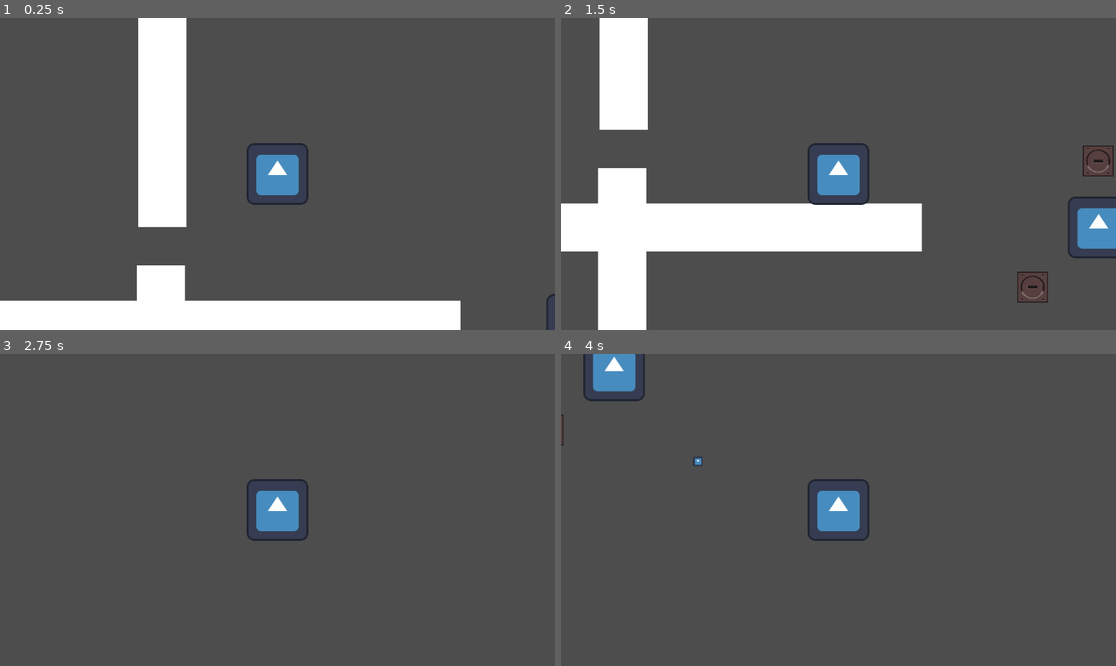
Above: before the commit, frames 1-4 (two rows, left to right).
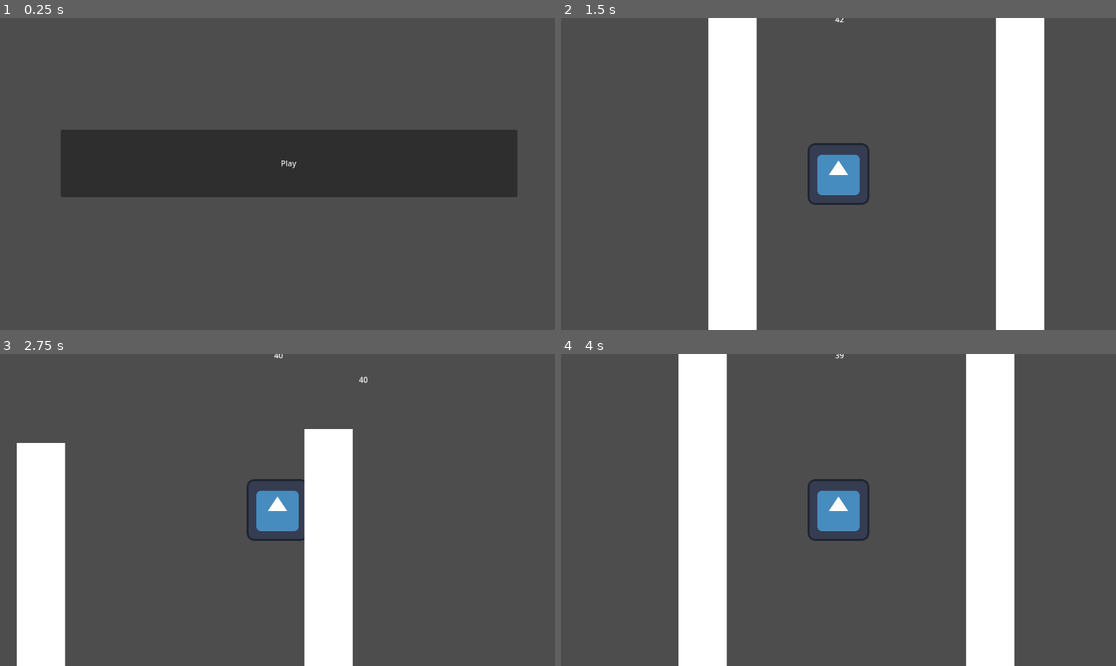
Above: after the commit, the same moments.

Repository: tristeceratops/42GameJam
Game: Godot game, scene res://recources/starting screen.tscn
Same seed, same stepped clock (60 frames per second), same inputs: the game is played once before the commit and once after it. Before the commit the project starts from res://testing stages/charakter_testing_env.tscn. The engine's default icon, where the game draws it, is replaced by a stand-in: a white triangle on a blue panel in a dark square.
Inputs (mouse positions are in pixels of both pictures, inside the frame that each line leads up to):
- Up to frame 1 (0.25 s): no input
- Up to frame 2 (1.5 s): click (849, 164) at 0.5 s, where only the run after the commit has a clickable "Play"; move the mouse to (960, 158) at 1.27 s; hold D (right) from 1.28 s (still down); hold Shift (run) from 1.28 s (still down)
- Up to frame 3 (2.75 s): keep holding D (right); tap W (jump) at 1.52, 2.27 s; move the mouse to (166, 525) at 2.02 s; release Shift (run) at 2.03 s; tap E (dash) at 2.1 s; tap Shift (run) at 2.3 s
- Up to frame 4 (4 s): move the mouse to (894, 441) at 2.77 s; release D (right) at 2.78 s; hold A (left) 2.78-3.53 s; hold Shift (run) 2.78-3.53 s; move the mouse to (810, 572) at 3.52 s; hold D (right) from 3.53 s (still down); click (810, 572) at 3.6 s; tap W (jump) at 3.77 s; tap Shift (run) at 3.8 s

The runs differ from the first frame. In frame 1, 31% of the frame differs, in the area x 0-100%, y 0-100%; in frame 2, 32%; in frame 3, 13%; in frame 4, 19%.

Commit message:
timer
added the timer (if time == 0 player dead.)

Diff:
--- a/42gamejam Sebastian/project.godot
+++ b/42gamejam Sebastian/project.godot
@@ -11,7 +11,7 @@
 [application]
 
 config/name="42GameJam"
-run/main_scene="res://testing stages/charakter_testing_env.tscn"
+run/main_scene="res://recources/starting screen.tscn"
 config/features=PackedStringArray("4.3", "Forward Plus")
 config/icon="res://icon.svg"
 
--- /dev/null
+++ b/42gamejam Sebastian/recources/42 scnd time fr.tscn
@@ -0,0 +1,26 @@
+[gd_scene load_steps=2 format=3 uid="uid://y4bl7humv2yo"]
+
+[ext_resource type="Script" path="res://scripts/42_scnd_time_fr.gd" id="1_8qf68"]
+
+[node name="Control" type="Control"]
+layout_mode = 3
+anchors_preset = 0
+offset_right = 40.0
+offset_bottom = 40.0
+script = ExtResource("1_8qf68")
+
+[node name="Label" type="Label" parent="."]
+layout_mode = 1
+anchors_preset = 1
+anchor_left = 1.0
+anchor_right = 1.0
+offset_left = 1093.0
+offset_right = 1112.0
+offset_bottom = 23.0
+grow_horizontal = 0
+text = "42"
+
+[node name="42 second timer" type="Timer" parent="."]
+wait_time = 42.0
+
+[connection signal="timeout" from="42 second timer" to="42 second timer" method="_on_timeout"]
--- /dev/null
+++ b/42gamejam Sebastian/recources/42_second_timer.tscn
@@ -0,0 +1,18 @@
+[gd_scene load_steps=2 format=3 uid="uid://in6h8wgyfjcb"]
+
+[ext_resource type="Script" path="res://scripts/42_second_timer.gd" id="1_pjl3h"]
+
+[node name="42 second timer" type="Timer"]
+wait_time = 42.0
+script = ExtResource("1_pjl3h")
+
+[node name="Label" type="Label" parent="."]
+anchors_preset = 1
+anchor_left = 1.0
+anchor_right = 1.0
+offset_left = -19.0
+offset_bottom = 23.0
+grow_horizontal = 0
+text = "42"
+
+[connection signal="timeout" from="." to="." method="_on_timeout"]
--- a/42gamejam Sebastian/recources/Main_charakter.tscn
+++ b/42gamejam Sebastian/recources/Main_charakter.tscn
@@ -1,7 +1,8 @@
-[gd_scene load_steps=6 format=3 uid="uid://qmf4lijkhewv"]
+[gd_scene load_steps=7 format=3 uid="uid://qmf4lijkhewv"]
 
 [ext_resource type="Script" path="res://scripts/main_charakter.gd" id="1_kiafn"]
 [ext_resource type="Texture2D" uid="uid://bgeqoeenytb3q" path="res://icon.svg" id="1_nkt1q"]
+[ext_resource type="PackedScene" uid="uid://in6h8wgyfjcb" path="res://recources/42_second_timer.tscn" id="3_bw5r8"]
 
 [sub_resource type="SpriteFrames" id="SpriteFrames_b77jk"]
 animations = [{
@@ -35,3 +36,5 @@
 shape = SubResource("RectangleShape2D_68lxq")
 
 [node name="Camera2D" type="Camera2D" parent="."]
+
+[node name="42 second timer" parent="Camera2D" instance=ExtResource("3_bw5r8")]
--- a/42gamejam Sebastian/recources/building block.tscn
+++ b/42gamejam Sebastian/recources/building block.tscn
@@ -15,7 +15,7 @@
 mesh = SubResource("QuadMesh_6tbh3")
 
 [node name="CollisionShape2D" type="CollisionShape2D" parent="."]
-position = Vector2(1, 0)
+position = Vector2(0, -1)
 shape = SubResource("RectangleShape2D_rieps")
 
 [node name="CollisionShape2D2" type="CollisionShape2D" parent="."]
--- a/42gamejam Sebastian/recources/death_screen.tscn
+++ b/42gamejam Sebastian/recources/death_screen.tscn
@@ -4,19 +4,43 @@
 
 [node name="DEATH SCREEN" type="Control"]
 layout_mode = 3
-anchors_preset = 15
-anchor_right = 1.0
-anchor_bottom = 1.0
+anchors_preset = 8
+anchor_left = 0.5
+anchor_top = 0.5
+anchor_right = 0.5
+anchor_bottom = 0.5
 grow_horizontal = 2
 grow_vertical = 2
 script = ExtResource("1_vebi1")
 
 [node name="Button" type="Button" parent="."]
-layout_mode = 0
-offset_left = 119.0
-offset_top = 276.0
-offset_right = 1040.0
-offset_bottom = 328.0
+layout_mode = 1
+anchors_preset = 8
+anchor_left = 0.5
+anchor_top = 0.5
+anchor_right = 0.5
+anchor_bottom = 0.5
+offset_left = -460.5
+offset_top = -26.0
+offset_right = 460.5
+offset_bottom = 26.0
+grow_horizontal = 2
+grow_vertical = 2
 text = "Back To Start"
 
+[node name="TextEdit" type="TextEdit" parent="."]
+layout_mode = 1
+anchors_preset = 8
+anchor_left = 0.5
+anchor_top = 0.5
+anchor_right = 0.5
+anchor_bottom = 0.5
+offset_left = -49.0
+offset_top = -204.0
+offset_right = 57.0
+offset_bottom = -167.0
+grow_horizontal = 2
+grow_vertical = 2
+text = "YOU DIED!!!"
+
 [connection signal="pressed" from="Button" to="." method="_on_button_pressed"]
--- a/42gamejam Sebastian/recources/player.tscn
+++ b/42gamejam Sebastian/recources/player.tscn
@@ -1,7 +1,9 @@
-[gd_scene load_steps=6 format=3 uid="uid://p6jkihqb3xmf"]
+[gd_scene load_steps=8 format=3 uid="uid://p6jkihqb3xmf"]
 
 [ext_resource type="Script" path="res://scripts/main_charakter.gd" id="1_ar6uh"]
 [ext_resource type="Texture2D" uid="uid://bgeqoeenytb3q" path="res://icon.svg" id="2_0c6nd"]
+[ext_resource type="PackedScene" uid="uid://in6h8wgyfjcb" path="res://recources/42_second_timer.tscn" id="3_06p4o"]
+[ext_resource type="PackedScene" uid="uid://y4bl7humv2yo" path="res://recources/42 scnd time fr.tscn" id="3_owbac"]
 
 [sub_resource type="SpriteFrames" id="SpriteFrames_b77jk"]
 animations = [{
@@ -21,6 +23,7 @@
 size = Vector2(112, 57)
 
 [node name="Player" type="Node2D"]
+position = Vector2(1, 0)
 
 [node name="Main_Charakter" type="CharacterBody2D" parent="."]
 script = ExtResource("1_ar6uh")
@@ -37,3 +40,12 @@
 shape = SubResource("RectangleShape2D_68lxq")
 
 [node name="Camera2D" type="Camera2D" parent="Main_Charakter"]
+
+[node name="Control" parent="Main_Charakter" instance=ExtResource("3_owbac")]
+offset_left = -1140.0
+offset_top = -333.0
+offset_right = -1100.0
+offset_bottom = -293.0
+metadata/_edit_use_anchors_ = true
+
+[node name="42 second timer" parent="." instance=ExtResource("3_06p4o")]
--- a/42gamejam Sebastian/recources/starting screen.tscn
+++ b/42gamejam Sebastian/recources/starting screen.tscn
@@ -7,16 +7,27 @@
 anchors_preset = 15
 anchor_right = 1.0
 anchor_bottom = 1.0
+offset_left = 24.0
+offset_top = -22.0
+offset_right = 24.0
+offset_bottom = -22.0
 grow_horizontal = 2
 grow_vertical = 2
 script = ExtResource("1_h4p00")
 
 [node name="Button" type="Button" parent="."]
-layout_mode = 0
-offset_left = 90.0
-offset_top = 231.0
-offset_right = 1038.0
-offset_bottom = 371.0
+layout_mode = 1
+anchors_preset = 8
+anchor_left = 0.5
+anchor_top = 0.5
+anchor_right = 0.5
+anchor_bottom = 0.5
+offset_left = -474.0
+offset_top = -70.0
+offset_right = 474.0
+offset_bottom = 70.0
+grow_horizontal = 2
+grow_vertical = 2
 text = "Play"
 
 [connection signal="pressed" from="Button" to="." method="_on_button_pressed"]
--- /dev/null
+++ b/42gamejam Sebastian/scripts/42_scnd_time_fr.gd
@@ -0,0 +1,19 @@
+extends Control
+
+var label = Label
+var time = Timer
+
+func _ready():
+	label = $Label
+	time = $"42 second timer"
+
+	time.start()
+
+func update_lable_text():
+	label.text = str(ceil(time.time_left))
+
+func _process(delta: float) -> void:
+	update_lable_text()
+
+func _on_timeout() -> void:
+	get_tree().change_scene_to_file("res://recources/death_screen.tscn")
--- /dev/null
+++ b/42gamejam Sebastian/scripts/42_second_timer.gd
@@ -0,0 +1,19 @@
+extends Timer
+
+var label = Label
+var time = Timer
+
+func _ready():
+	label = $Label
+	time = $"."
+
+	time.start()
+
+func update_lable_text():
+	label.text = str(ceil(time.time_left))
+
+func _process(delta: float) -> void:
+	update_lable_text()
+
+func _on_timeout() -> void:
+	get_tree().change_scene_to_file("res://recources/death_screen.tscn")
--- a/42gamejam Sebastian/testing stages/charakter_testing_env.tscn
+++ b/42gamejam Sebastian/testing stages/charakter_testing_env.tscn
@@ -57,7 +57,7 @@
 position = Vector2(-139, -708)
 
 [node name="Player" parent="." instance=ExtResource("5_4lvqy")]
-position = Vector2(100, -347)
+position = Vector2(69, -322)
 
 [node name="keaboardplatform" parent="." instance=ExtResource("6_qkaa5")]
 position = Vector2(846, -143)
